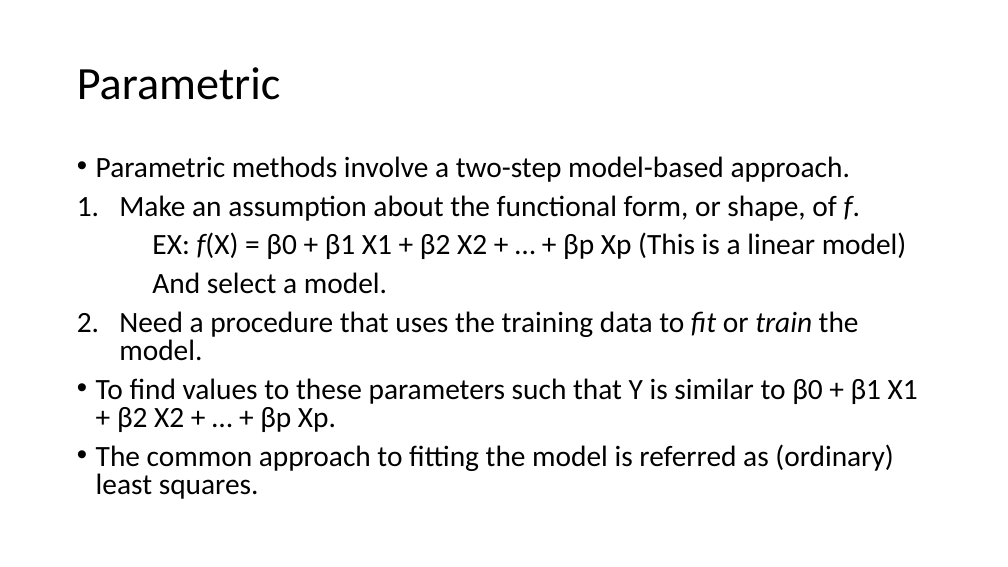
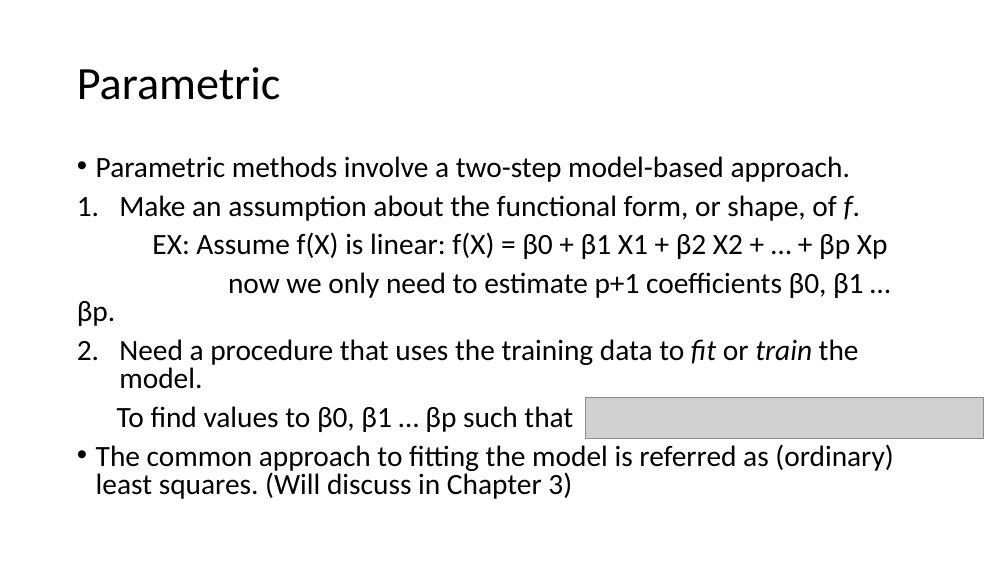
Before and after one commit to TseChapman/PresentationMaterials, a slide deck: slide 13 of Presentation Materials/Chapter 2/Chapter 2 Presentation.pptx (slide 12 before the commit). Drawn at 1008x567 pixels with LibreOffice and Linux fonts; fonts in the diff are those of the drawing; grey boxes stand for pictures. Boxes give left, top, right and bottom in pixels: in the first picture for what was removed or moved away, otherwise in the second. Text is boxed around its words. In the diff, an @@ line names an element or a change of style, - is before the commit and + after.

Commit message:
Chapter 2 Version 2 Update

```diff
--- a/Presentation Materials/Chapter 2/Chapter 2 Presentation.pptx
+++ b/Presentation Materials/Chapter 2/Chapter 2 Presentation.pptx
@@ text at (77, 232, 888, 326): text changed @@
-EX: f(X) = β0 + β1 X1 + β2 X2 + … + βp Xp (This is a linear model)
-And select a model.
+EX: Assume f(X) is linear: f(X) = β0 + β1 X1 + β2 X2 + … + βp Xp
+now we only need to estimate p+1 coefficients β0, β1 … βp.
@@ text at (96, 406, 893, 499): text changed @@
-• To find values to these parameters such that Y is similar to β0 + β1 X1 + β2 X2 + … + βp Xp.
-• The common approach to fitting the model is referred as (ordinary) least squares.
+To find values to β0, β1 … βp such that
+• The common approach to fitting the model is referred as (ordinary) least squares. (Will discuss in Chapter 3)
@@ picture added at (585, 397, 984, 438) @@
```
Also in this commit, not shown: 8 other slides changed, 6 slides added, 3 slides removed, 5 other files.
